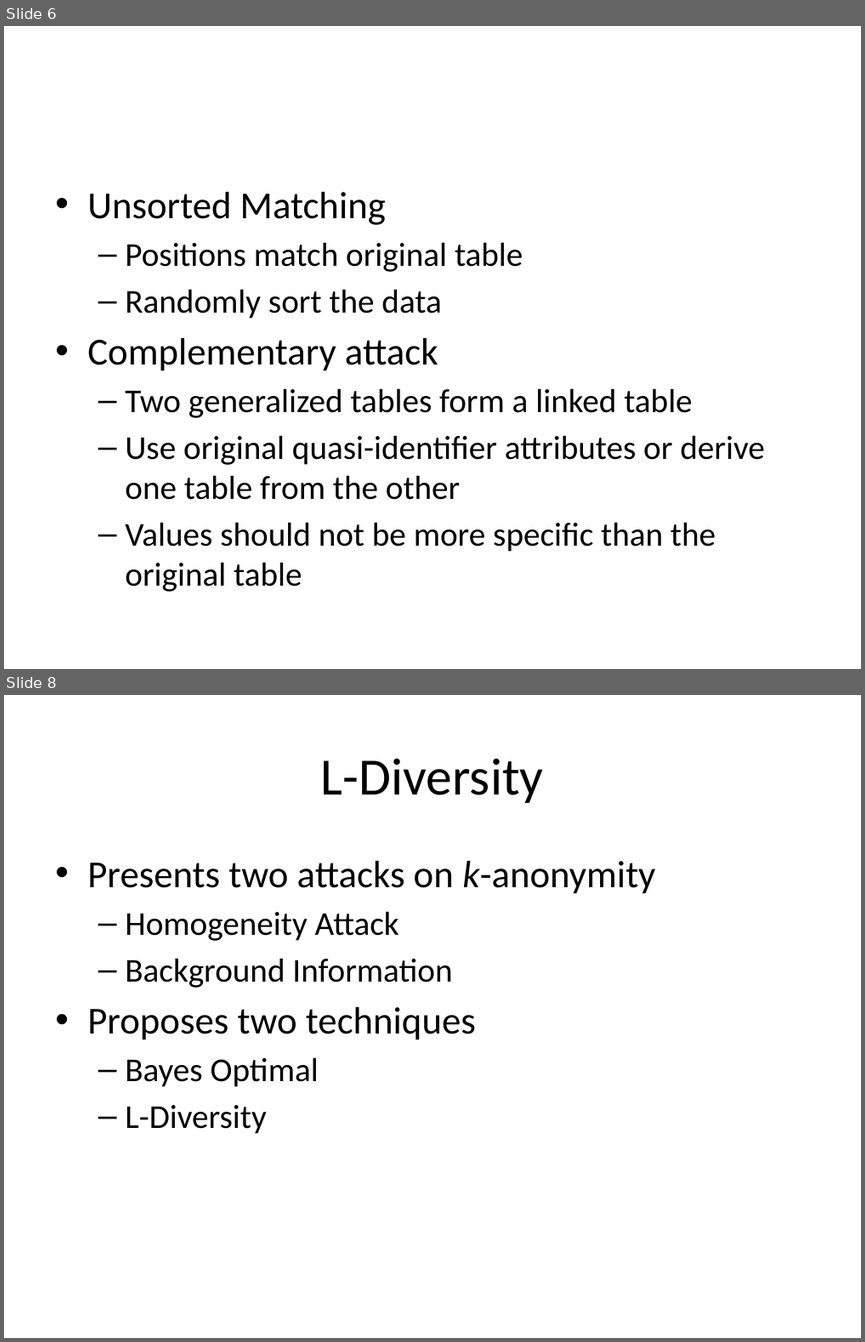
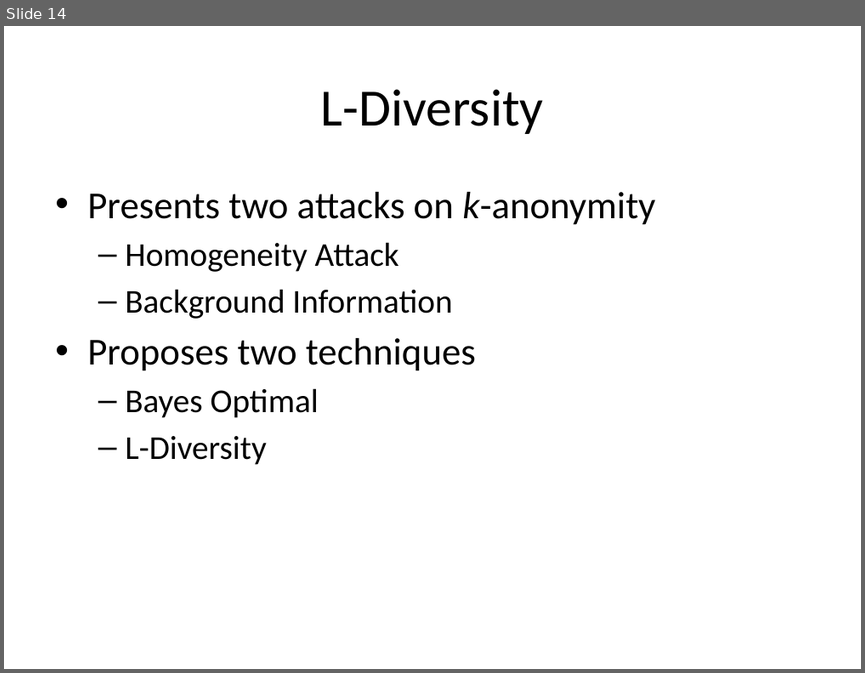
Before and after one commit to jayvelasco1990/big-data, a slide deck: Final Project/draft_presentation.pptx. Shown one above the other, each under a label of ours: slides 6 and 8 before the commit, slide 14 after it; the slides between them are not shown. The pictures are 865x1342 and 865x673 pixels, drawn with LibreOffice and Linux fonts; fonts in the diff are those of the drawing. Boxes give left, top, right and bottom in pixels: in the first picture for what was removed or moved away, otherwise in the second. Text is boxed around its words. In the diff, an @@ line names an element or a change of style, - is before the commit and + after.

```diff
--- a/Final Project/draft_presentation.pptx
+++ b/Final Project/draft_presentation.pptx
@@ slide 6 removed at (4,26,861,669), background #FFFFFF @@
@@ text removed at (87,192,764,591) @@
-• Unsorted Matching
-  – Positions match original table
-  – Randomly sort the data
-• Complementary attack
-  – Two generalized tables form a linked table
-  – Use original quasi-identifier attributes or derive one table from the other
-  – Values should not be more specific than the original table
@@ what was slide 8 is now slide 14 @@
```
Also in this commit, not shown: 3 slides changed, 9 slides added, 2 other slides removed, 1 other file.
